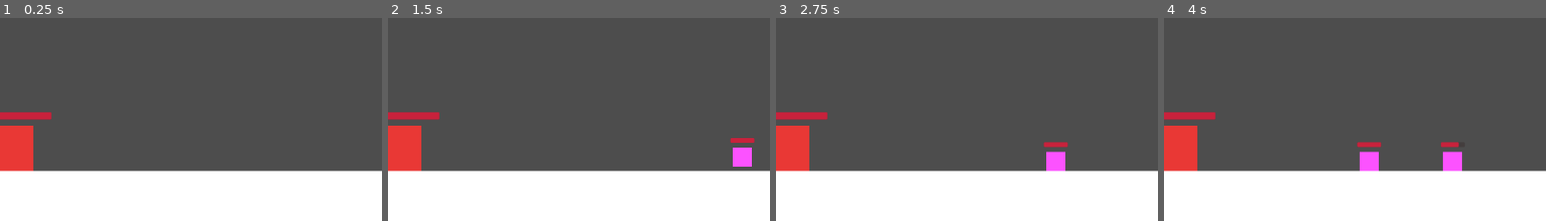
Above: before the commit, frames 1-4 (left to right).
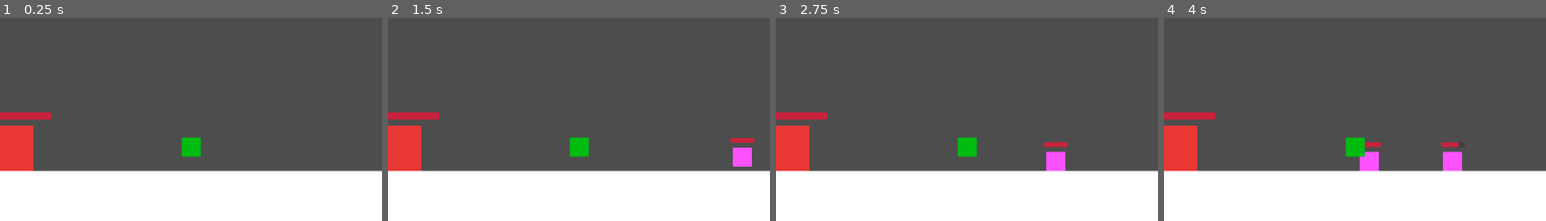
Above: after the commit, the same moments.

Repository: Caneris/Foxhold
Game: Godot game, scene res://scenes/main.tscn
The game is run twice, just before and just after one commit, with the same random seed, the same clock (stepped at 60 frames per second) and the same inputs.
Inputs (mouse positions are % of the whole screen's width and height, from its top left):
- Up to frame 1 (0.25 s): no input
- Up to frame 2 (1.5 s): tap Enter at 0.5 s; drag from (50, 82) to (60, 24) at 0.52 s; tap Space at 1.25 s; drag from (35, 86) to (45, 68) at 1.27 s
- Up to frame 3 (2.75 s): move the mouse to (91, 85) at 2.02 s; click (91, 85) at 2.17 s
- Up to frame 4 (4 s): drag from (45, 68) to (20, 31) at 2.77 s; drag from (90, 85) to (50, 82) at 3.52 s
The pictures show only the part of the screen within x 49-99%, y 50-100%; the shares and areas given below are measured in that part.

The runs differ from the first frame. In frame 1, 0.5% of the frame differs, in the area x 47-53%, y 58-69%; in frame 2, 0.5%; in frame 3, 0.5%; in frame 4, 0.5%.

Commit message:
created and added knight foxling scene

Diff:
--- /dev/null
+++ b/scenes/knight_foxling.tscn
@@ -0,0 +1,23 @@
+[gd_scene load_steps=4 format=3 uid="uid://bbv0ca7fihjcf"]
+
+[ext_resource type="Script" uid="uid://dq7yrhnplr61o" path="res://scripts/knight_foxling.gd" id="1_0w4h4"]
+
+[sub_resource type="RectangleShape2D" id="RectangleShape2D_uvnab"]
+size = Vector2(32, 32)
+
+[sub_resource type="CanvasTexture" id="CanvasTexture_250ro"]
+
+[node name="KnightFoxling" type="CharacterBody2D"]
+collision_layer = 64
+script = ExtResource("1_0w4h4")
+
+[node name="CollisionShape2D" type="CollisionShape2D" parent="."]
+top_level = true
+shape = SubResource("RectangleShape2D_uvnab")
+
+[node name="Sprite2D" type="Sprite2D" parent="."]
+modulate = Color(5.48691e-06, 0.736003, 0.0629369, 1)
+scale = Vector2(32, 32)
+texture = SubResource("CanvasTexture_250ro")
+
+[node name="Sight" type="RayCast2D" parent="."]
--- a/scenes/main.tscn
+++ b/scenes/main.tscn
@@ -8,6 +8,7 @@
 [ext_resource type="PackedScene" uid="uid://bx271cpci77bt" path="res://scenes/enemy_spawner.tscn" id="4_jyhfs"]
 [ext_resource type="PackedScene" uid="uid://b57d0lhm3n03w" path="res://scenes/player.tscn" id="6_tefeu"]
 [ext_resource type="PackedScene" uid="uid://dit852ngrx8tm" path="res://scenes/coin.tscn" id="7_o6xl0"]
+[ext_resource type="PackedScene" uid="uid://bbv0ca7fihjcf" path="res://scenes/knight_foxling.tscn" id="9_85g3d"]
 
 [node name="Main" type="Node2D"]
 scale = Vector2(1, 1.00743)
@@ -61,3 +62,6 @@
 
 [node name="Position2" type="Marker2D" parent="HousePositions"]
 position = Vector2(912.218, 631.432)
+
+[node name="KnightFoxling" parent="." instance=ExtResource("9_85g3d")]
+position = Vector2(943, 591.604)
Not shown: 1 places in scenes/coin.tscn that only renumber resources
Not shown: 1 places in scenes/main.tscn that only renumber resources
